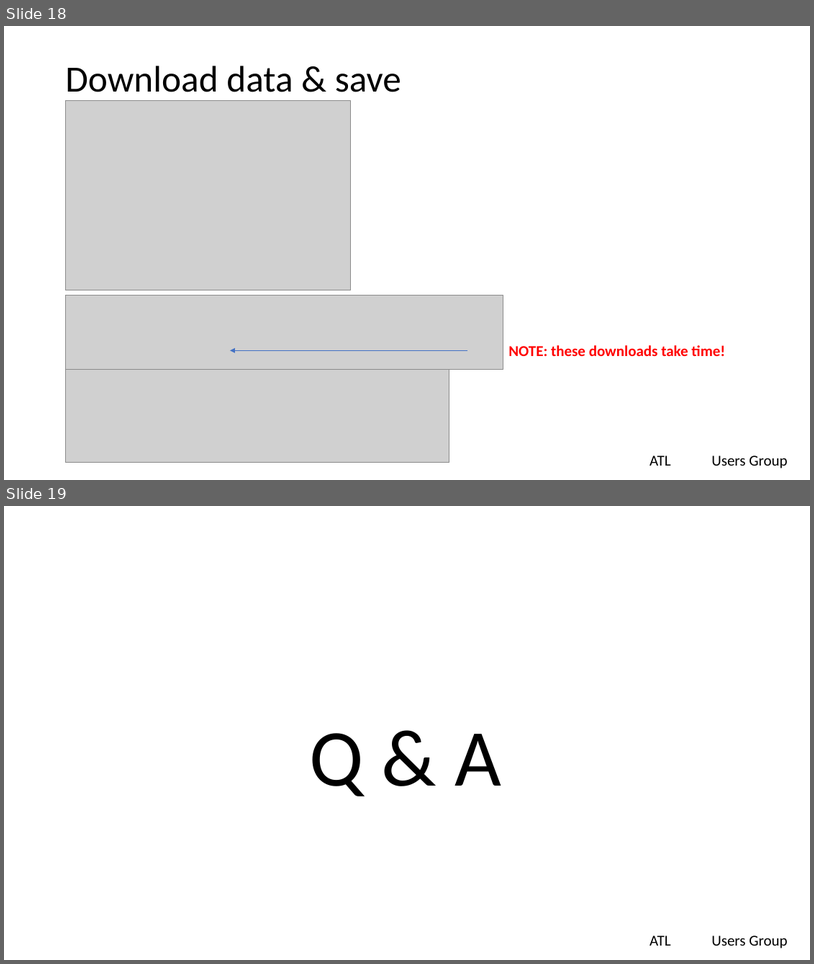
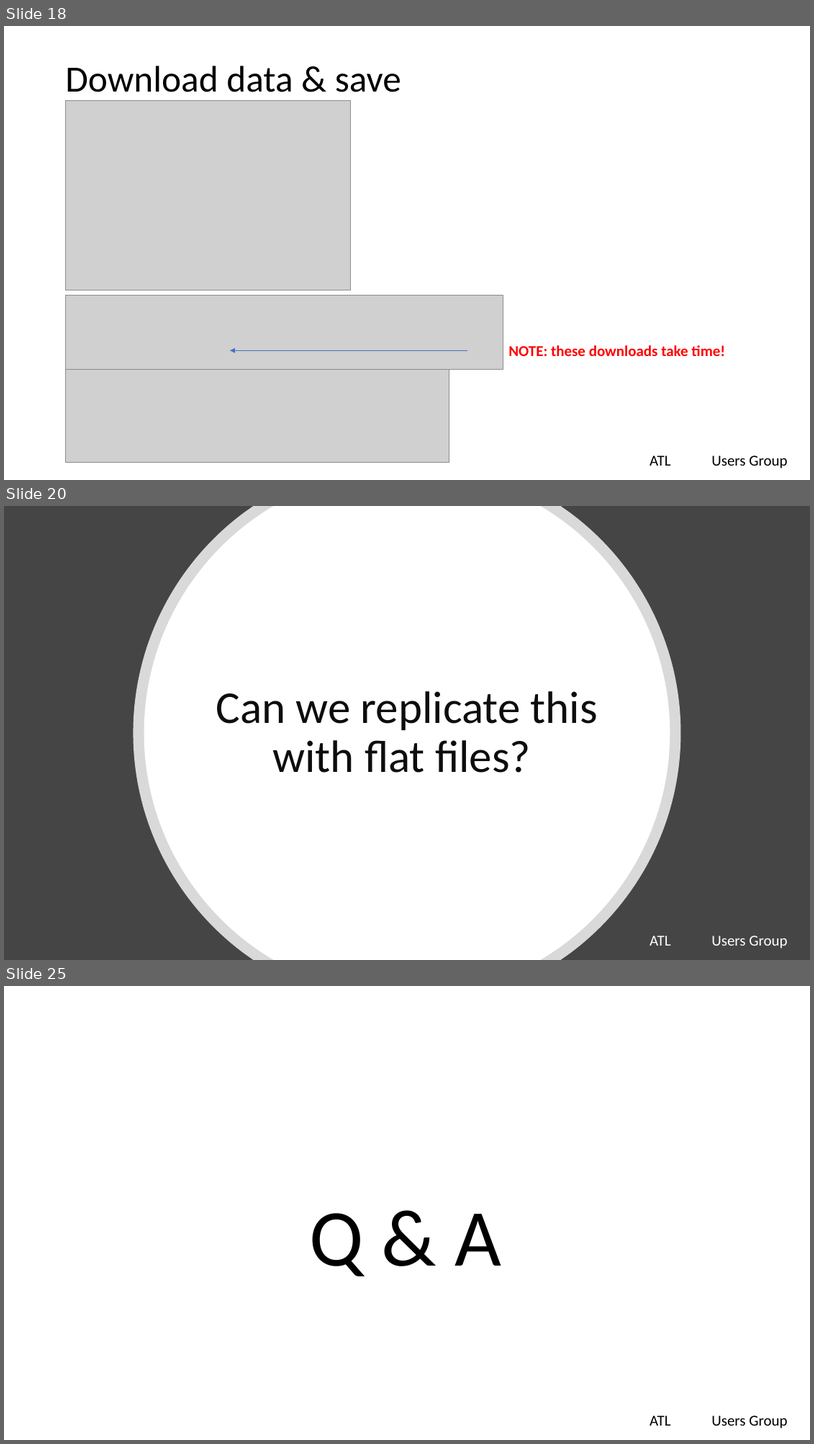
Before and after one commit to lgreski/tidycensus-vs-flatfiles, a slide deck: presentations/tidycensusVsFlatfiles.pptx. Shown one above the other, each under a label of ours: slides 18 and 19 before the commit, slides 18, 20 and 25 after it; the slides between them are not shown. The pictures are 814x964 and 814x1444 pixels, drawn with LibreOffice and Linux fonts; fonts in the diff are those of the drawing; grey boxes stand for pictures; background and template pictures are left out. Boxes give left, top, right and bottom in pixels: in the first picture for what was removed or moved away, otherwise in the second. Text is boxed around its words. In the diff, an @@ line names an element or a change of style, - is before the commit and + after.

```diff
--- a/presentations/tidycensusVsFlatfiles.pptx
+++ b/presentations/tidycensusVsFlatfiles.pptx
@@ slide 20 added at box(4, 506, 810, 960), background #454545 @@
@@ freeform shape added at box(134, 506, 682, 960), fill #FFFFFF at 80% opacity @@
@@ freeform shape added at box(144, 506, 671, 960), fill #FFFFFF @@
@@ title added at box(216, 691, 598, 772), 54 pt, text #0D0D0D @@
+Can we replicate this with flat files?
@@ text added at box(650, 935, 671, 945), 18 pt, text #FFFFFF @@
+ATL
@@ text added at box(712, 935, 787, 948), 18 pt, text #FFFFFF @@
+Users Group
@@ what was slide 19 is now slide 25 @@
```
Also in this commit, not shown: 2 slides changed, 5 other slides added.
